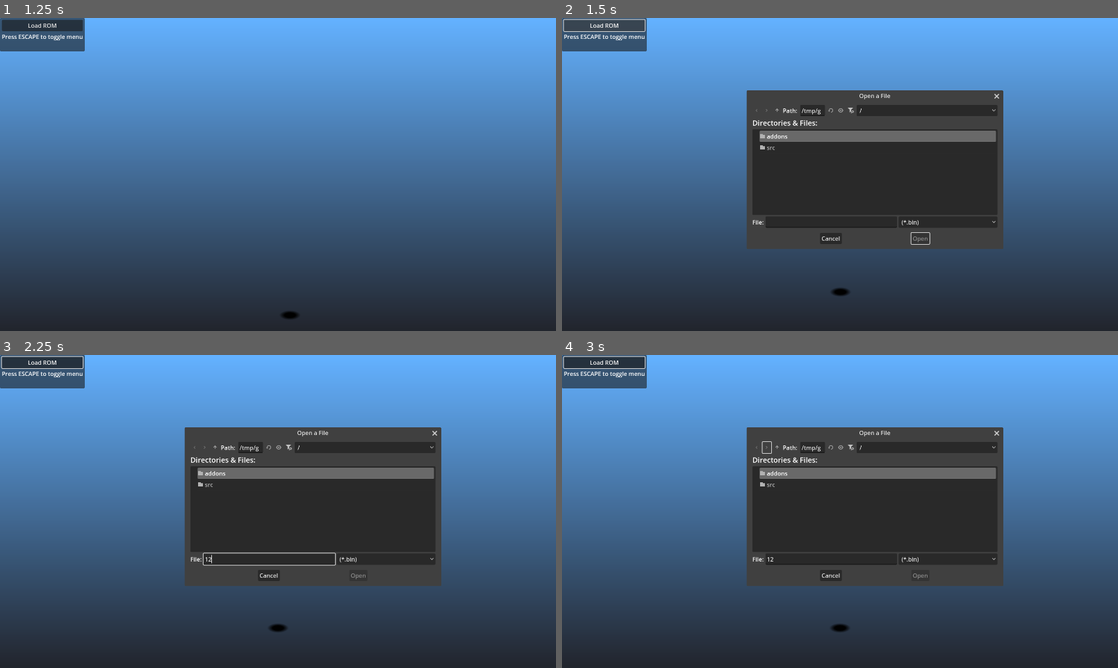
Above: before the commit, frames 1-4 (two rows, left to right).
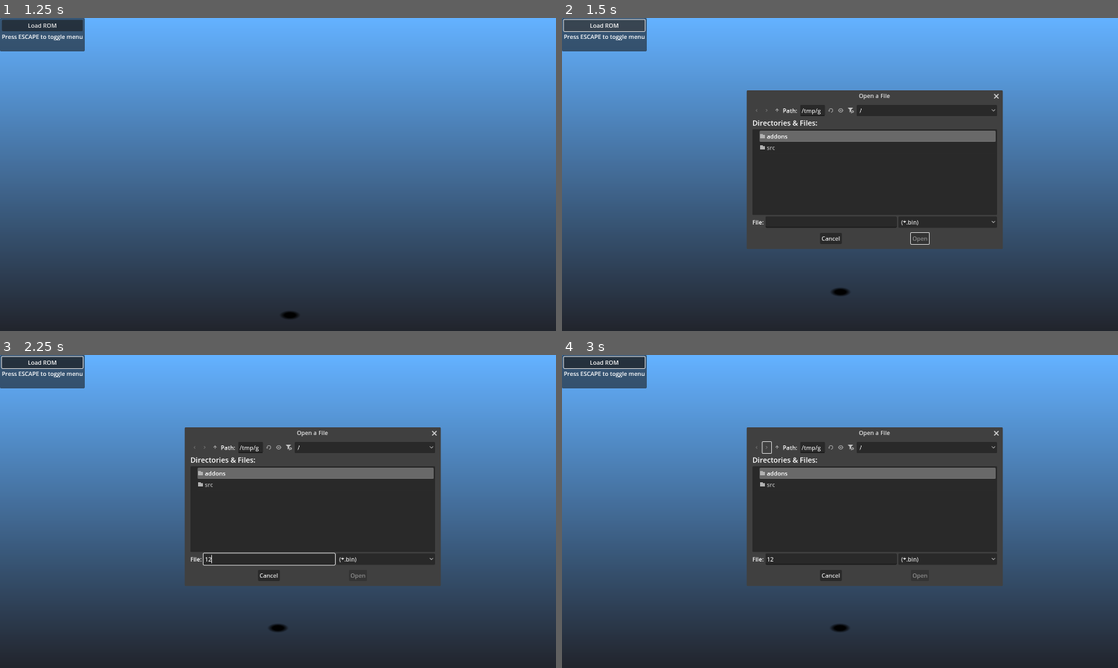
Above: after the commit, the same moments.

Repository: mrgudenheim/TacticsEngineG
Game: Godot game, scene res://src/Map/map_viewer.tscn
Two runs of this game, one before a commit and one after it. Both use one fixed random seed, a clock stepped at 60 frames per second and the inputs below.
Inputs (mouse positions are in pixels of both pictures, inside the frame that each line leads up to):
- Up to frame 1 (1.25 s): tap Enter (ui_accept) at 0.5, 0.77 s; move the mouse to (400, 158) at 0.52 s; hold D from 0.53 s (still down); right-click (400, 158) at 0.6 s; click (400, 158) at 0.67 s
- Up to frame 2 (1.5 s): release D at 1.25 s; click "Load ROM" at 1.25 s
- Up to frame 3 (2.25 s): click (266, 558) at 2.02 s; type "12" at 2.1 s
- Up to frame 4 (3 s): click (767, 448) at 2.75 s

Frame 1 is identical in both runs. In frame 2, 0.2% of the frame differs, in the area x 53-80%, y 23-74%; in frame 3, 0.2%; in frame 4, 0.2%.
Error in both runs: Invalid access to property or key 'sequences' on a base object of type 'Nil'. (res://src/Unit/unit_animation_manager.gd:497)

Commit message:
fixed attack animations playing

Diff:
--- a/src/Unit/unit.gd
+++ b/src/Unit/unit.gd
@@ -159,29 +159,31 @@
 	if ability_data.animation_start_id != 0:
 		debug_menu.anim_id_spin.value = ability_data.animation_start_id + int(is_back_facing)
 		await animation_manager.animation_completed
+
 	if ability_data.animation_charging_id != 0:
 		debug_menu.anim_id_spin.value = ability_data.animation_charging_id + int(is_back_facing)
 		await get_tree().create_timer(0.1 + (ability_data.ticks_charge_time * 0.1)).timeout
-	if ability_data.animation_executing_id != 0:
-		if ability_data.animation_executing_id == 0:
-			#animation_executing_id = 0x3e * 2 # TODO look up based on equiped weapon and target relative height
-			#animation_manager.unit_debug_menu.anim_id_spin.value = 0x3e * 2 # TODO look up based on equiped weapon and target relative height
-			debug_menu.anim_id_spin.value = RomReader.battle_bin_data.weapon_animation_ids[primary_weapon.item_type].y * 2 # TODO lookup based on target relative height
-		else:
-			debug_menu.anim_id_spin.value = ability_data.animation_executing_id + int(is_back_facing)
-
-		var new_vfx_location: Node3D = Node3D.new()
-		new_vfx_location.position = pos
-		new_vfx_location.position.y += 3.4 # TODO set position dependent on ability vfx data
-		new_vfx_location.name = "VfxLocation"
-		get_parent().add_child(new_vfx_location)
-		ability_data.display_vfx(new_vfx_location)
-
-		# TODO implement proper timeout for abilities that execute using an infinite loop animation
-		# this implementation can overwrite can_move when in the middle of another ability
-		get_tree().create_timer(2).timeout.connect(func() -> void: can_move = true)
-
-		await animation_manager.animation_completed
+
+	#if ability_data.animation_executing_id != 0:
+	if ability_data.animation_executing_id == 0:
+		#animation_executing_id = 0x3e * 2 # TODO look up based on equiped weapon and target relative height
+		#animation_manager.unit_debug_menu.anim_id_spin.value = 0x3e * 2 # TODO look up based on equiped weapon and target relative height
+		debug_menu.anim_id_spin.value = RomReader.battle_bin_data.weapon_animation_ids[primary_weapon.item_type].y * 2 # TODO lookup based on target relative height
+	else:
+		debug_menu.anim_id_spin.value = ability_data.animation_executing_id + int(is_back_facing)
+
+	var new_vfx_location: Node3D = Node3D.new()
+	new_vfx_location.position = pos
+	new_vfx_location.position.y += 3.4 # TODO set position dependent on ability vfx data
+	new_vfx_location.name = "VfxLocation"
+	get_parent().add_child(new_vfx_location)
+	ability_data.display_vfx(new_vfx_location)
+
+	# TODO implement proper timeout for abilities that execute using an infinite loop animation
+	# this implementation can overwrite can_move when in the middle of another ability
+	get_tree().create_timer(2).timeout.connect(func() -> void: can_move = true)
+
+	await animation_manager.animation_completed
 
 	ability_completed.emit()
 	animation_manager.reset_sprites()
